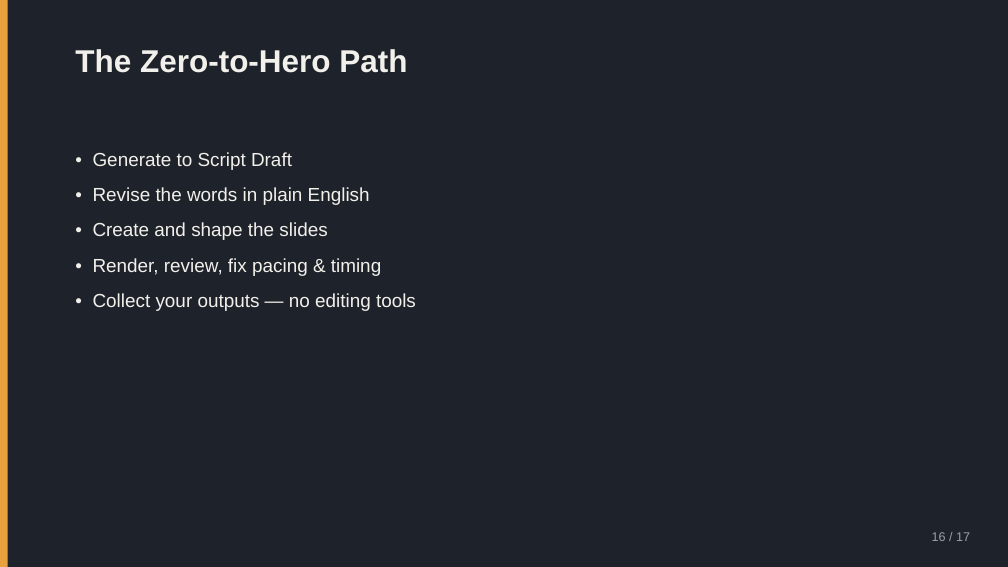
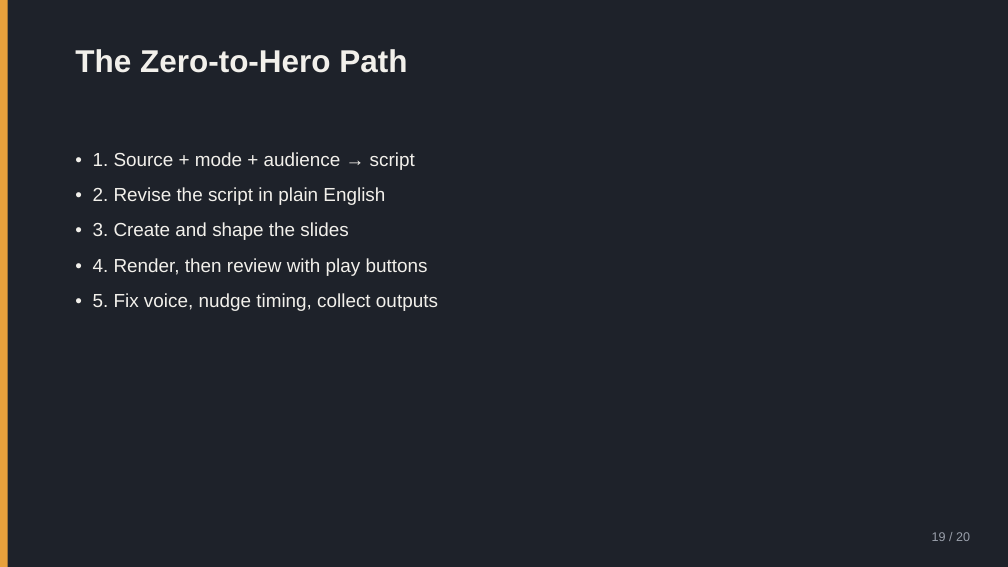
Before and after one commit to nikolaidk/voice, a slide deck: slide 19 of docs/user-guide.pptx (slide 16 before the commit). Drawn at 1008x567 pixels with LibreOffice and Linux fonts; fonts in the diff are those of the drawing. Boxes give left, top, right and bottom in pixels: in the first picture for what was removed or moved away, otherwise in the second. Text is boxed around its words. In the diff, an @@ line names an element or a change of style, - is before the commit and + after.

```diff
--- a/docs/user-guide.pptx
+++ b/docs/user-guide.pptx
@@ text at (x1=93, y1=152, x2=438, y2=311): text changed @@
-• Generate to Script Draft
-• Revise the words in plain English
-• Create and shape the slides
-• Render, review, fix pacing & timing
-• Collect your outputs — no editing tools
+• 1. Source + mode + audience → script
+• 2. Revise the script in plain English
+• 3. Create and shape the slides
+• 4. Render, then review with play buttons
+• 5. Fix voice, nudge timing, collect outputs
@@ text at (x1=932, y1=532, x2=970, y2=541): text changed @@
-16 / 17
+19 / 20
```
Also in this commit, not shown: 11 other slides changed, 8 slides added, 5 slides removed, 3 other files.
